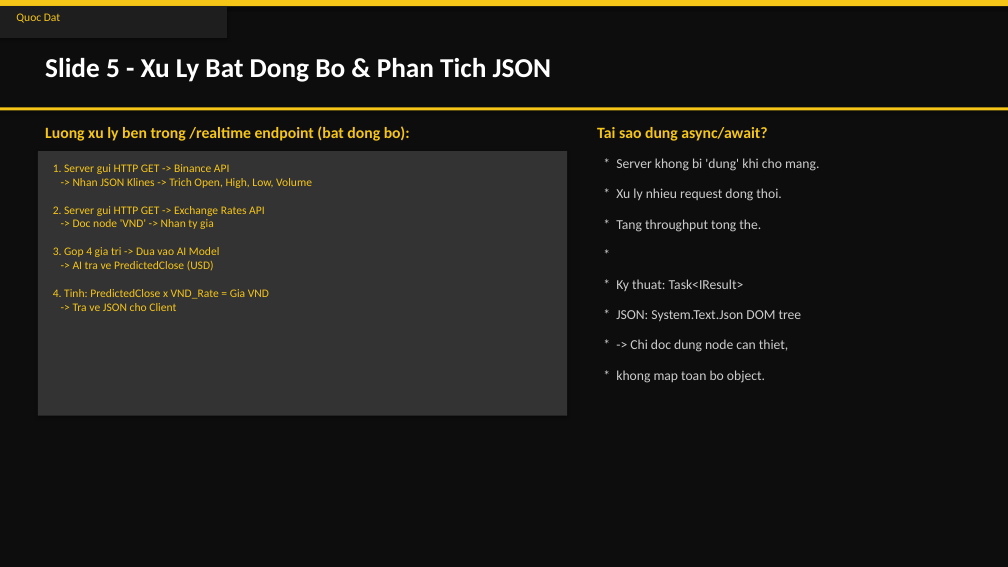
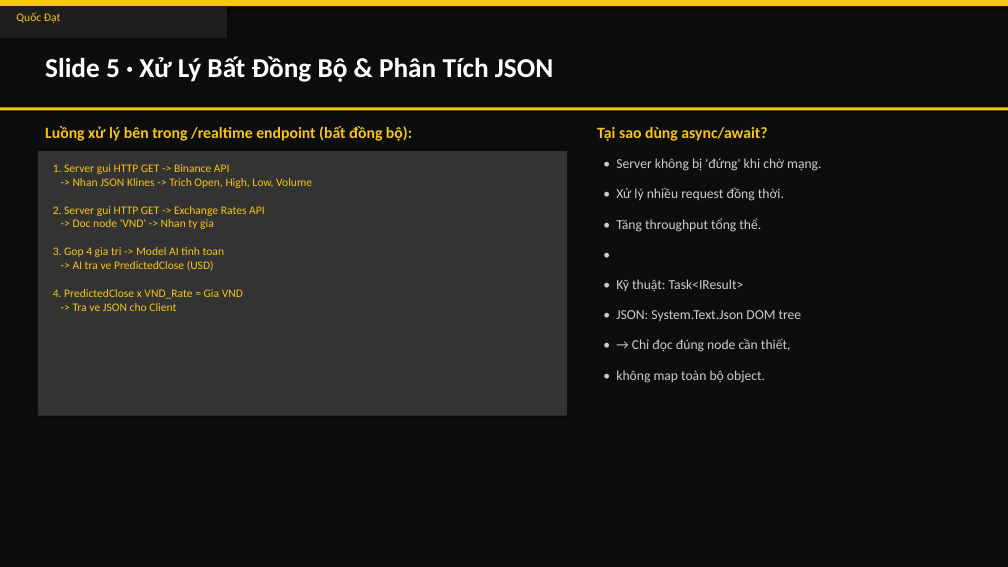
Before and after one commit to ThanhTrunggDEV/Group3, a slide deck: slide 6 of X-AURUM_Presentation.pptx. Drawn at 1008x567 pixels with LibreOffice and Linux fonts; fonts in the diff are those of the drawing. Boxes give left, top, right and bottom in pixels: in the first picture for what was removed or moved away, otherwise in the second. Text is boxed around its words. In the diff, an @@ line names an element or a change of style, - is before the commit and + after.

```diff
--- a/X-AURUM_Presentation.pptx
+++ b/X-AURUM_Presentation.pptx
@@ text at box(16, 12, 61, 23): text changed @@
-Quoc Dat
+Quốc Đạt
@@ text at box(45, 56, 553, 82): text changed @@
-Slide 5 - Xu Ly Bat Dong Bo & Phan Tich JSON
+Slide 5 · Xử Lý Bất Đồng Bộ & Phân Tích JSON
@@ text at box(45, 126, 412, 141): text changed @@
-Luong xu ly ben trong /realtime endpoint (bat dong bo):
+Luồng xử lý bên trong /realtime endpoint (bất đồng bộ):
@@ text at box(597, 127, 767, 141): text changed @@
-Tai sao dung async/await?
+Tại sao dùng async/await?
@@ text at box(53, 164, 312, 311): text changed @@
-1. Server gui HTTP GET -> Binance API
--> Nhan JSON Klines -> Trich Open, High, Low, Volume
-2. Server gui HTTP GET -> Exchange Rates API
--> Doc node 'VND' -> Nhan ty gia
-3. Gop 4 gia tri -> Dua vao AI Model
--> AI tra ve PredictedClose (USD)
-4. Tinh: PredictedClose x VND_Rate = Gia VND
--> Tra ve JSON cho Client
+1. Server gui HTTP GET -> Binance API
+-> Nhan JSON Klines -> Trich Open, High, Low, Volume
+2. Server gui HTTP GET -> Exchange Rates API
+-> Doc node 'VND' -> Nhan ty gia
+3. Gop 4 gia tri -> Model AI tinh toan
+-> AI tra ve PredictedClose (USD)
+4. PredictedClose x VND_Rate = Gia VND
+-> Tra ve JSON cho Client
@@ text at box(616, 158, 821, 171): text changed @@
-* Server khong bi 'dung' khi cho mang.
+• Server không bị 'đứng' khi chờ mạng.
@@ text at box(616, 187, 784, 201): text changed @@
-* Xu ly nhieu request dong thoi.
+• Xử lý nhiều request đồng thời.
@@ text at box(616, 218, 761, 232): text changed @@
-* Tang throughput tong the.
+• Tăng throughput tổng thể.
@@ text at box(590, 242, 975, 272): text changed @@
-*
+•
@@ text at box(616, 279, 744, 291): text changed @@
-* Ky thuat: Task<IResult>
+• Kỹ thuật: Task<IResult>
@@ text at box(632, 338, 791, 352): text changed @@
-* -> Chi doc dung node can thiet,
+• → Chỉ đọc đúng node cần thiết,
@@ text at box(616, 370, 765, 383): text changed @@
-* khong map toan bo object.
+• không map toàn bộ object.
```
Also in this commit, not shown: 13 other slides changed, 1 other file.
